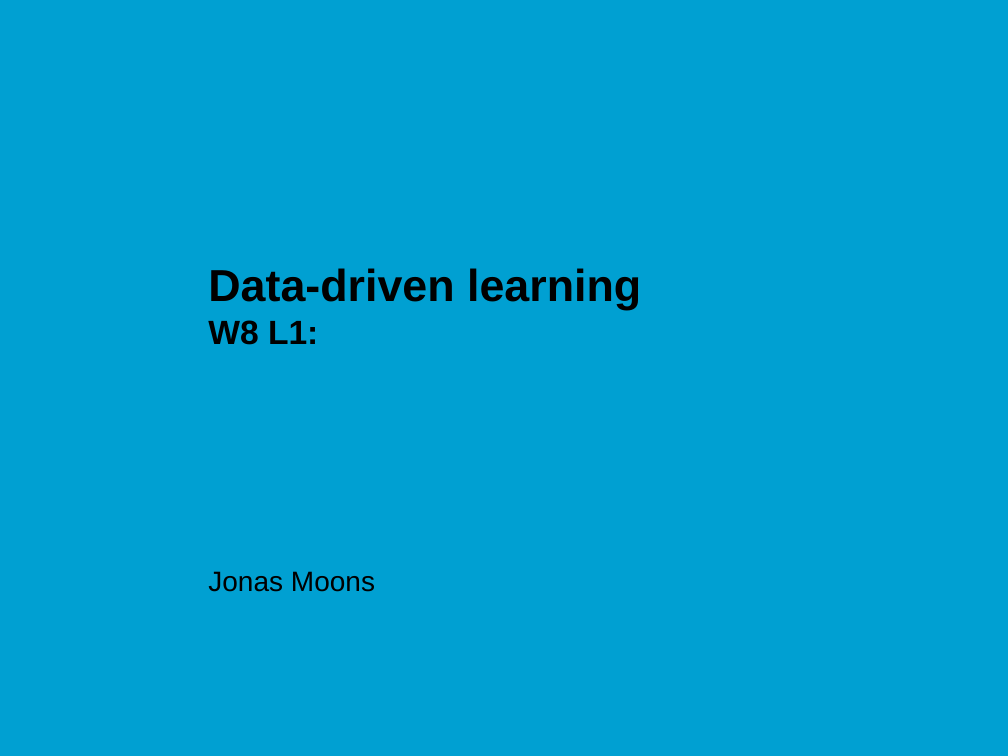
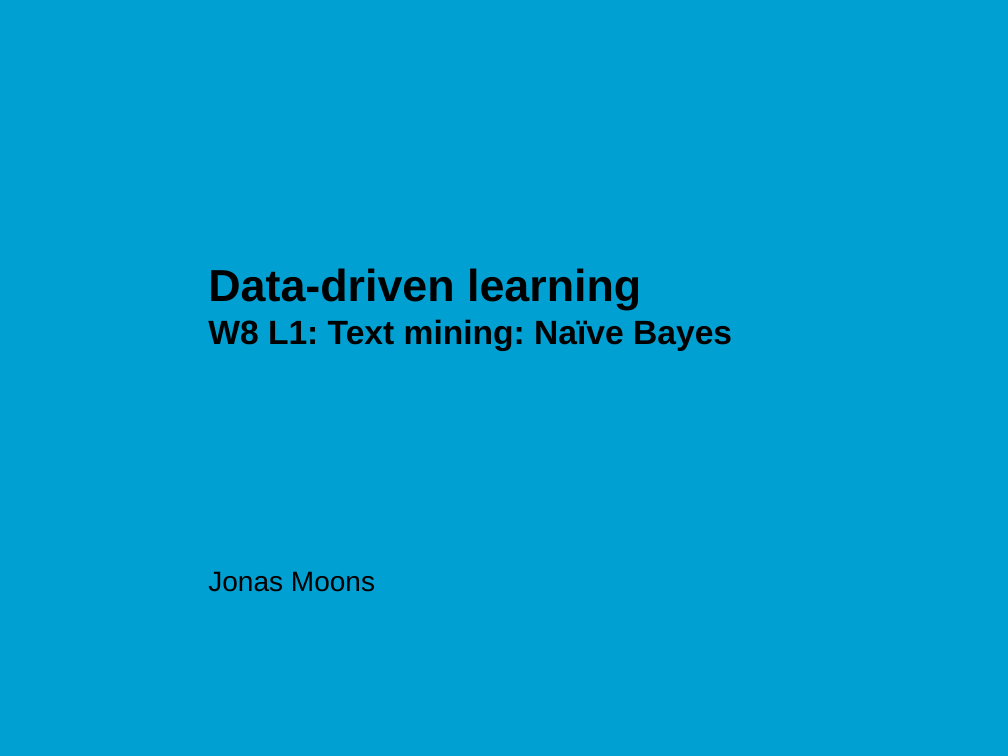
Before and after one commit to jonasmoons/data-driven-learning, a slide deck: slide 1 of slides/ddl-w8l1.pptx. Drawn at 1008x756 pixels with LibreOffice and Linux fonts; fonts in the diff are those of the drawing; background and template pictures are left out. Boxes give left, top, right and bottom in pixels: in the first picture for what was removed or moved away, otherwise in the second. Text is boxed around its words. In the diff, an @@ line names an element or a change of style, - is before the commit and + after.

```diff
--- a/slides/ddl-w8l1.pptx
+++ b/slides/ddl-w8l1.pptx
@@ title at box(208, 268, 732, 351): text changed; size 32 to 24 pt @@
-Data-driven learning
-W8 L1:
+Data-driven learning
+W8 L1: Text mining: Naïve Bayes
```
Also in this commit, not shown: 1 other slide changed, 16 slides added, 1 slide removed, 41 other files.
